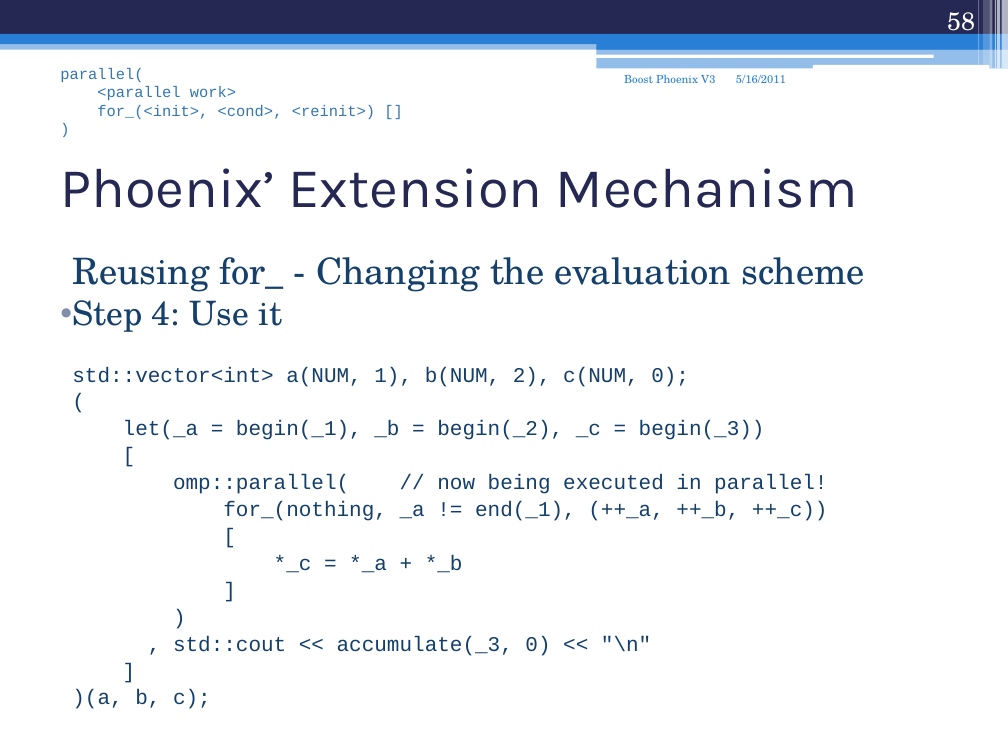
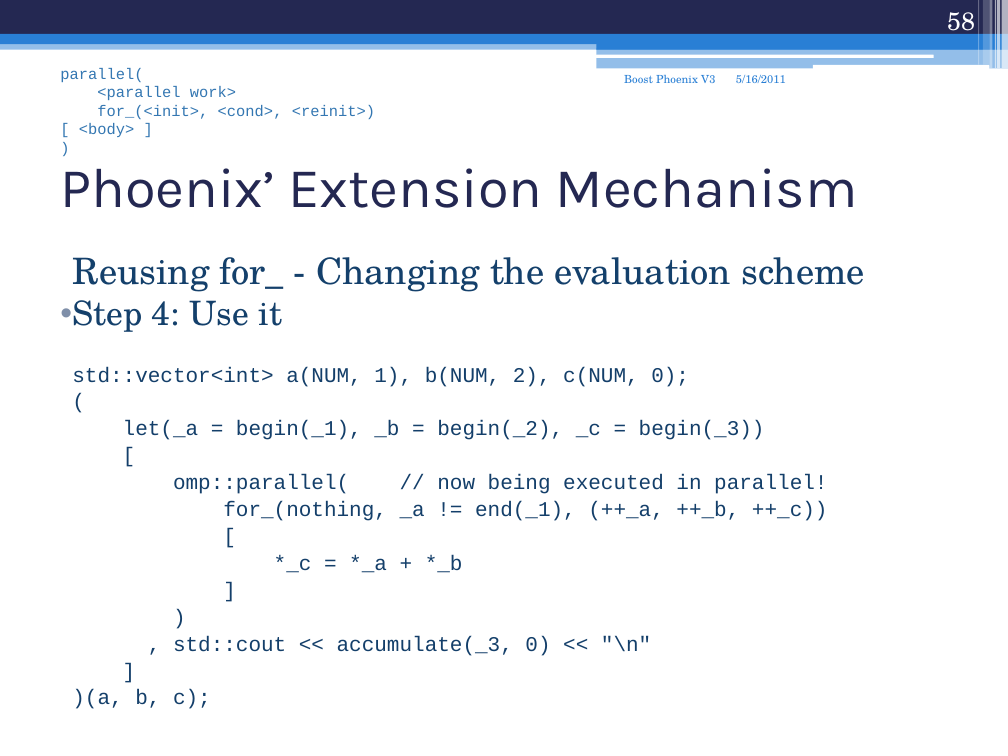
Before and after one commit to boostcon/2011_presentations, a slide deck: slide 58 of mon/phoenix_v3.ppt. Drawn at 1008x756 pixels with LibreOffice and Linux fonts; fonts in the diff are those of the drawing. Boxes give left, top, right and bottom in pixels: in the first picture for what was removed or moved away, otherwise in the second. Text is boxed around its words. In the diff, an @@ line names an element or a change of style, - is before the commit and + after.

Commit message:
updated phoenix slides

```diff
--- a/mon/phoenix_v3.ppt
+++ b/mon/phoenix_v3.ppt
@@ text at (79, 105, 375, 137): text changed @@
-for_(<init>, <cond>, <reinit>) []
+for_(<init>, <cond>, <reinit>) [ <body> ]
```
Also in this commit, not shown: 9 other slides changed, 1 other file.
